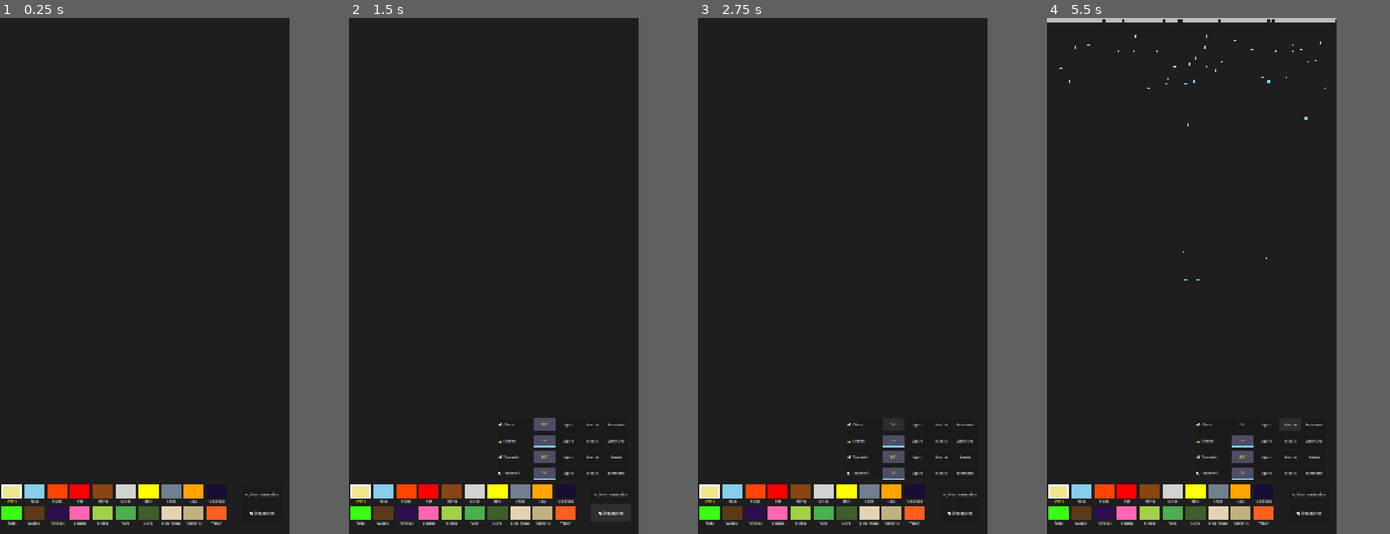
Above: before the commit, frames 1-4 (left to right).
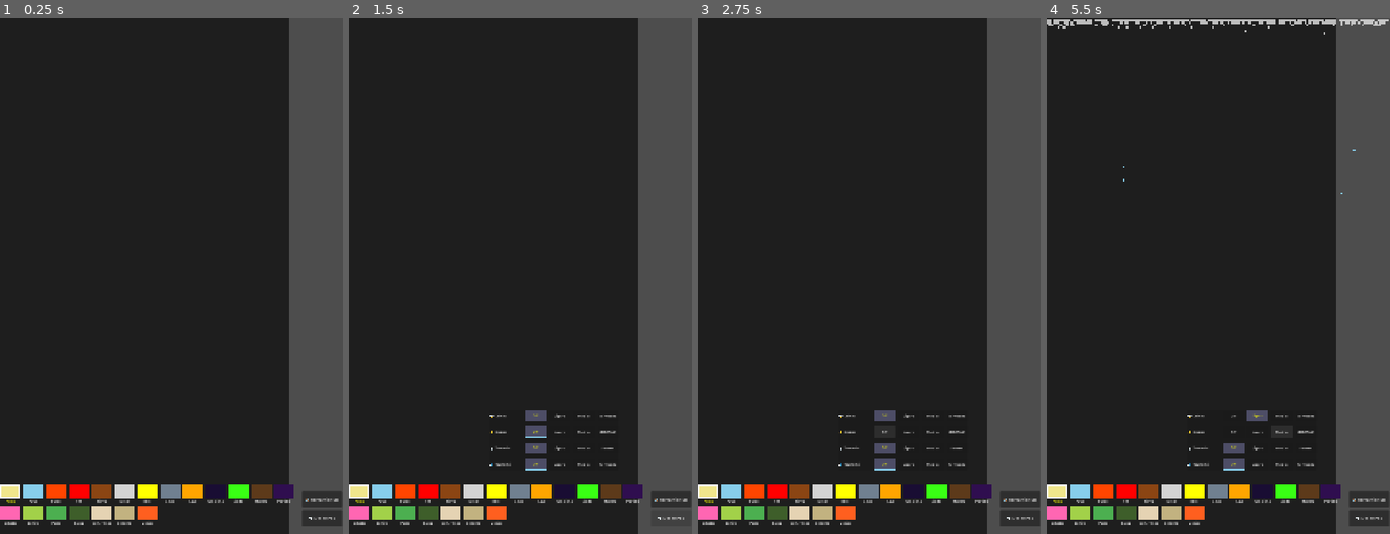
Above: after the commit, the same moments.

Repository: OmarSaez/Sandbox-game
Game: Godot game, scene res://scenes/main/main_scene.tscn
Two runs of this game, one before a commit and one after it. Both use one fixed random seed, a clock stepped at 60 frames per second and the inputs below.
Inputs:
- Up to frame 1 (0.25 s): no input
- Up to frame 2 (1.5 s): click "🛠️ Herramientas" at 0.5 s; click "🌪️ Desastres" at 1.25 s
- Up to frame 3 (2.75 s): click "Off" at 2 s
- Up to frame 4 (5.5 s): click "Off" at 2.75 s; click "Ligero" at 3.5 s; click "Ligero" at 4.25 s; click "Medio" at 5 s
In our replay, the window is 450x800 before the commit and 533x800 after it. These sizes can differ from the game's own. Grey fills any space a smaller window leaves; there, only what the larger window draws over its background counts as a difference.

The runs differ from the first frame. In frame 1, 3.5% of the frame differs, in the area x 0-100%, y 0-100%; in frame 2, 4.6%; in frame 3, 4.7%; in frame 4, 5.5%.

Commit message:
Ajuste de sub menos altura

Diff:
--- a/sandbox/project.godot
+++ b/sandbox/project.godot
@@ -21,7 +21,7 @@
 
 [display]
 
-window/size/viewport_width=1080
+window/size/viewport_width=1280
 window/size/viewport_height=1920
 window/size/window_width_override=540
 window/size/window_height_override=960
--- a/sandbox/scenes/main/main_scene.tscn
+++ b/sandbox/scenes/main/main_scene.tscn
@@ -35,9 +35,9 @@
 anchors_preset = 15
 anchor_right = 1.0
 anchor_bottom = 1.0
-offset_left = 6.0
+offset_left = 2.0
 offset_top = -4.0
-offset_right = -154.0
+offset_right = -158.0
 offset_bottom = -4.0
 grow_horizontal = 2
 grow_vertical = 2
@@ -50,10 +50,10 @@
 anchor_left = 1.0
 anchor_right = 1.0
 anchor_bottom = 1.0
-offset_left = -178.0
-offset_top = -23.0
-offset_right = -28.0
-offset_bottom = -23.0
+offset_left = -153.0
+offset_top = -4.0
+offset_right = -3.0
+offset_bottom = -4.0
 grow_horizontal = 0
 grow_vertical = 2
 theme_override_constants/separation = 10
@@ -65,10 +65,10 @@
 anchor_top = 0.5
 anchor_right = 0.5
 anchor_bottom = 0.68
-offset_left = -32.0
-offset_top = 546.0
-offset_right = 368.0
-offset_bottom = 400.40002
+offset_left = -54.0
+offset_top = 506.0
+offset_right = 346.0
+offset_bottom = 360.40002
 grow_horizontal = 2
 grow_vertical = 2
 
@@ -78,9 +78,9 @@
 anchor_top = 0.5
 anchor_right = 0.5
 anchor_bottom = 0.5
-offset_left = 58.0
-offset_top = 543.0
-offset_right = 458.0
-offset_bottom = 743.0
+offset_left = -74.0
+offset_top = 511.0
+offset_right = 326.0
+offset_bottom = 711.0
 grow_horizontal = 2
 grow_vertical = 2
